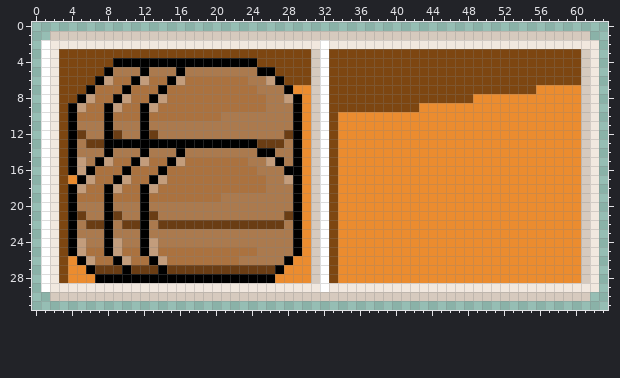
Two states of a pixel-art file, sprite_assets/kitchen/spr_bun_and_lettuce_container.aseprite. The first picture shows the starting point.
64x32 pixels, 1 frame.
After:
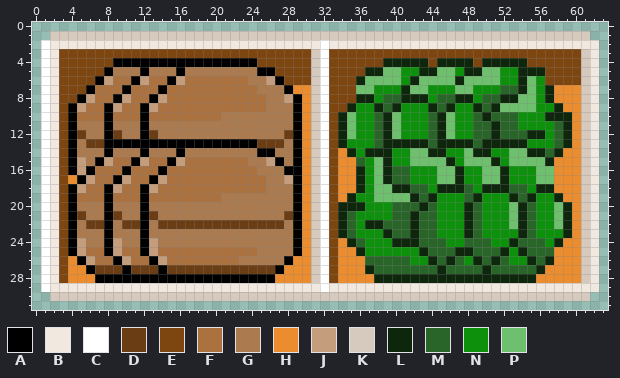
Palette (. is transparent): A #000000  B #f1e8df  C #ffffff  D #6a3d14  E #7d4611  F #ab723f  G #ab7a4e  H #eb8c2f  J #c39d7c  K #d6cabe  L #0d260c  M #296429  N #0d900b  P #6fc06e
Difference:
layer "Layer 3" added
Layer "Layer 3":
y 4: x 39..43 EEEEE -> LLLLL; x 45..48 EEEE -> LLLL; x 50..54 EEEEE -> LLLLL
y 5: x 37..56 EEEEEEEEEEEEEEEEEEEE -> LLPPNNLLPPNLLPPNNLLL
y 6: x 36..56 EEEEEEEEEEEEEEEEEEEEE -> LPPPPNLPPPPLPPPPNNLPN
y 7: x 36..57 EEEEEEEEEEEEEEEEEEEEHH -> PPNNNLPPNNNPPNNNMMLPNL
y 8: x 36..57 EEEEEEEEEEEEEHHHHHHHHH -> LLNMMLLLNMMLLNMMLLPPNL
y 9: x 35..58 EEEEEEEEHHHHHHHHHHHHHHHH -> LNNLMLNNNLMLNNLMLPPPPNNL
y 10: x 34..59 HHHHHHHHHHHHHHHHHHHHHHHHHH -> LPNNMLPNNNMLPNNMLMMMNNNLLL
y 11: x 34..59 HHHHHHHHHHHHHHHHHHHHHHHHHH -> LPNNMLPNNNMLPNNMMLMMNNNNML
y 12: x 34..59 HHHHHHHHHHHHHHHHHHHHHHHHHH -> LPNNMLPNNNMLPNNMMLMMMLLNML
y 13: x 34..59 HHHHHHHHHHHHHHHHHHHHHHHHHH -> LNNNMLLLLLMLLLLMLLLLLNNNML
y 14: x 35..58 HHHHHHHHHHHHHHHHHHHHHHHH -> LNLLLNNPPLLNNPLLNNPPLLML
y 15: x 36..57 HHHHHHHHHHHHHHHHHHHHHH -> MNPLNNPPPPLNPPPLNPPPPL
y 16..17: x 36..57 HHHHHHHHHHHHHHHHHHHHHH -> LNPLMMNNNPPLNNPPLNNNPP
y 18: x 36..57 HHHHHHHHHHHHHHHHHHHHHH -> LNPPLLMMNLLLMNLLLMMNLL
y 19: x 35..58 HHHHHHHHHHHHHHHHHHHHHHHH -> LNNPPPPLMLNNNMLNNNLMLNNL
y 20: x 34..59 HHHHHHHHHHHHHHHHHHHHHHHHHH -> LLLNNNMMMLMNNNLMNNNPLMNNPL
y 21: x 34..59 HHHHHHHHHHHHHHHHHHHHHHHHHH -> LMNNNNMMLMMNNNLMNNNPLMNNPL
y 22: x 34..59 HHHHHHHHHHHHHHHHHHHHHHHHHH -> LMNLLMMMLMMNNNLMNNNPLMNNPL
y 23: x 34..59 HHHHHHHHHHHHHHHHHHHHHHHHHH -> LMNNNLMMLMMNNNLMNNNNLMNNNL
y 24: x 35..58 HHHHHHHHHHHHHHHHHHHHHHHH -> LMNNNLLLMMMNNMMMNNLMMMNL
y 25: x 36..57 HHHHHHHHHHHHHHHHHHHHHH -> LNNNNNNLMMMLLMMMLNLMMM
y 26: x 37..57 HHHHHHHHHHHHHHHHHHHHH -> MMMMMNNLMLMNLMLMNNLML
y 27: x 37..56 HHHHHHHHHHHHHHHHHHHH -> LMMMMMMMLMMMMLMMMMML
y 28: x 38..55 HHHHHHHHHHHHHHHHHH -> LLLLLLLLLLLLLLLLLL
Pixel boxes of the changes (left, top, right, bottom) in both pictures:
changed: (338, 58, 572, 283)
